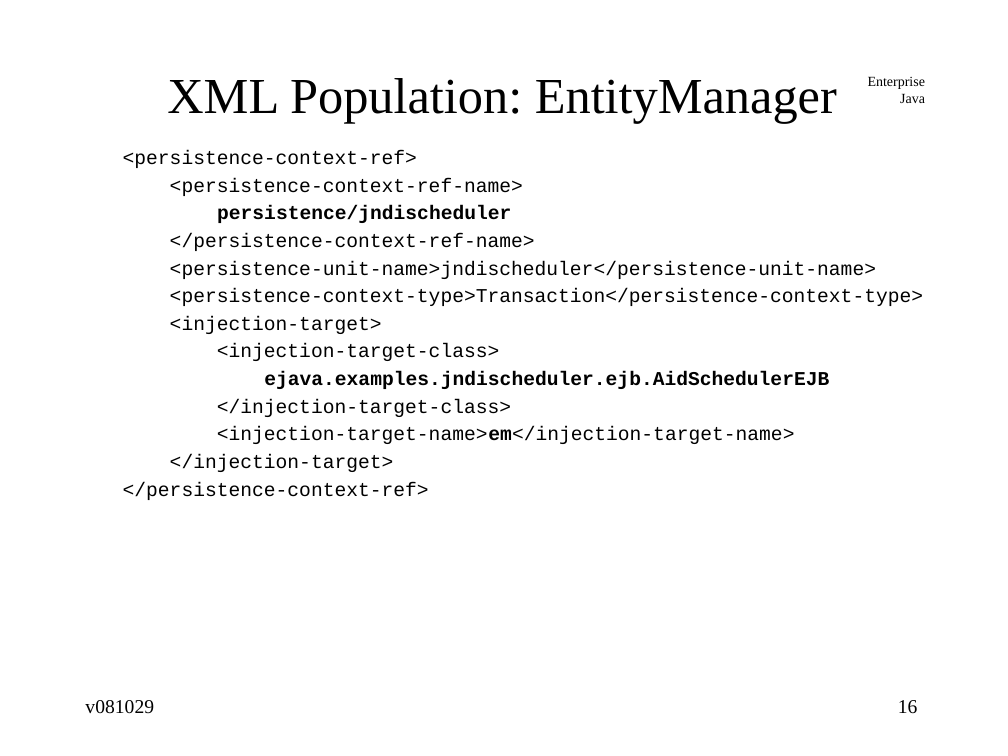
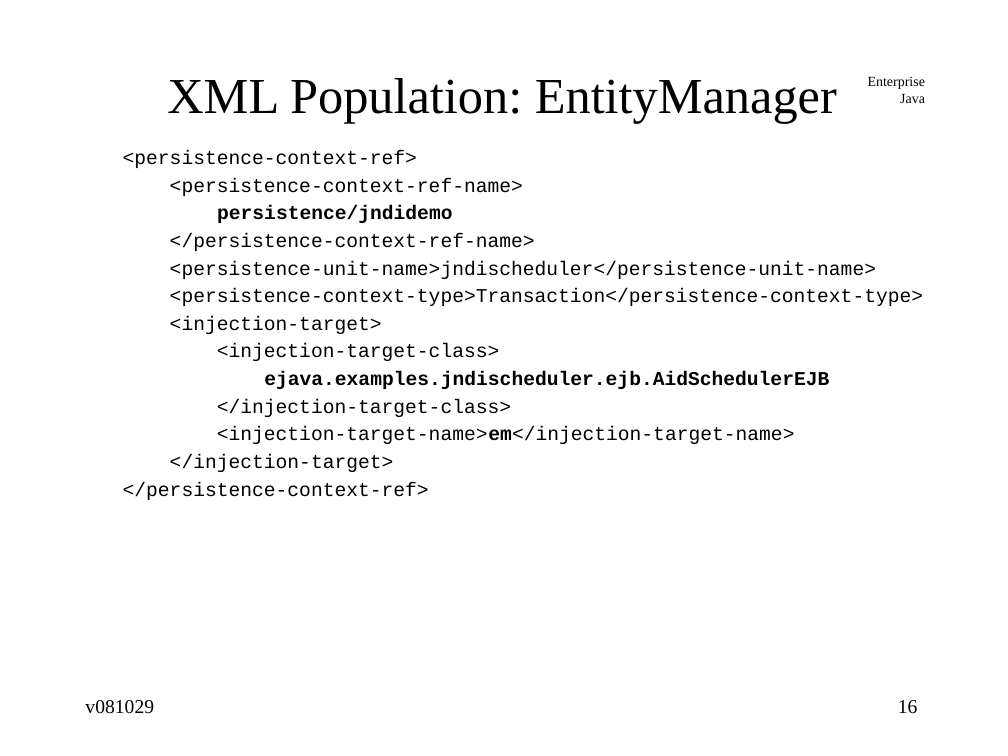
Before and after one commit to jcstaff/ejava-javaee, a slide deck: slide 16 of jndiDemo/src/site/resources/lectures/jndiENC.ppt. Drawn at 1008x756 pixels with LibreOffice and Linux fonts; fonts in the diff are those of the drawing. Boxes give left, top, right and bottom in pixels: in the first picture for what was removed or moved away, otherwise in the second. Text is boxed around its words. In the diff, an @@ line names an element or a change of style, - is before the commit and + after.

```diff
--- a/jndiDemo/src/site/resources/lectures/jndiENC.ppt
+++ b/jndiDemo/src/site/resources/lectures/jndiENC.ppt
@@ text at [217, 205, 452, 223]: text changed @@
-persistence/jndischeduler
+persistence/jndidemo
```
Also in this commit, not shown: 4 other slides changed, 3 other files.
